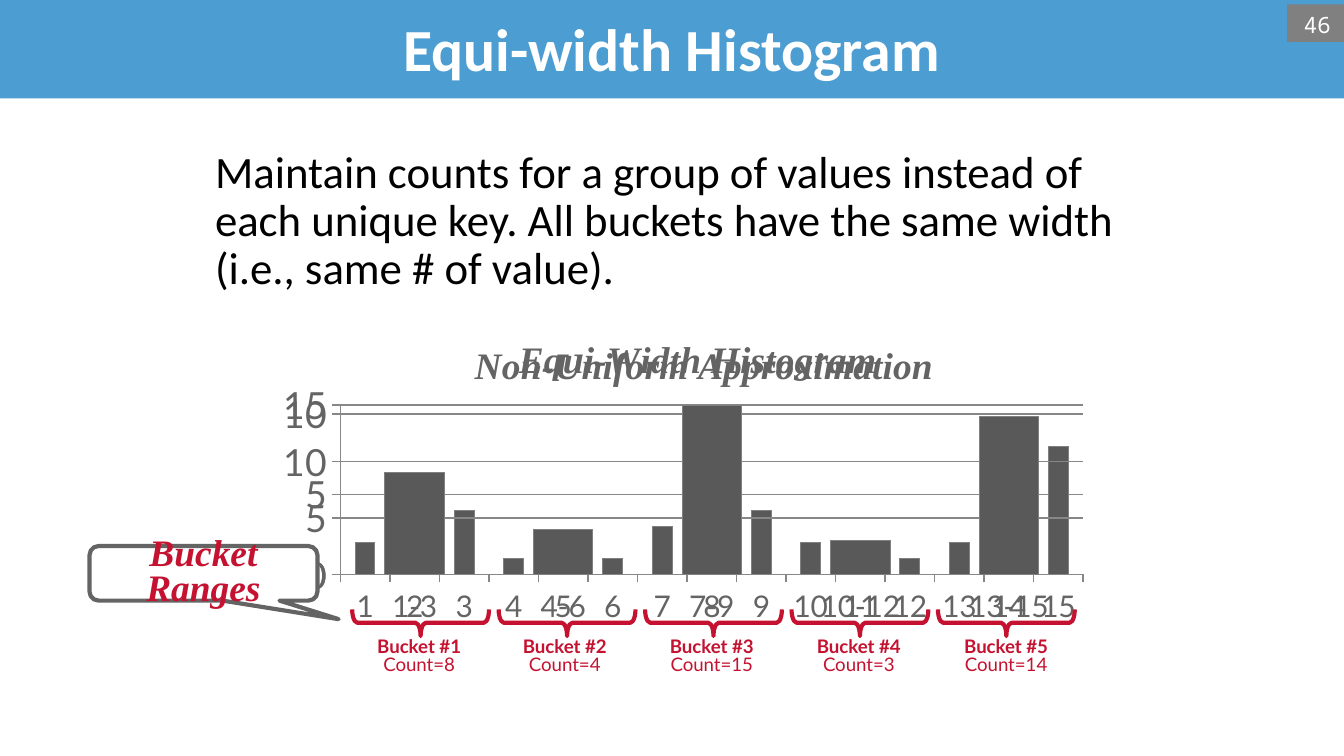
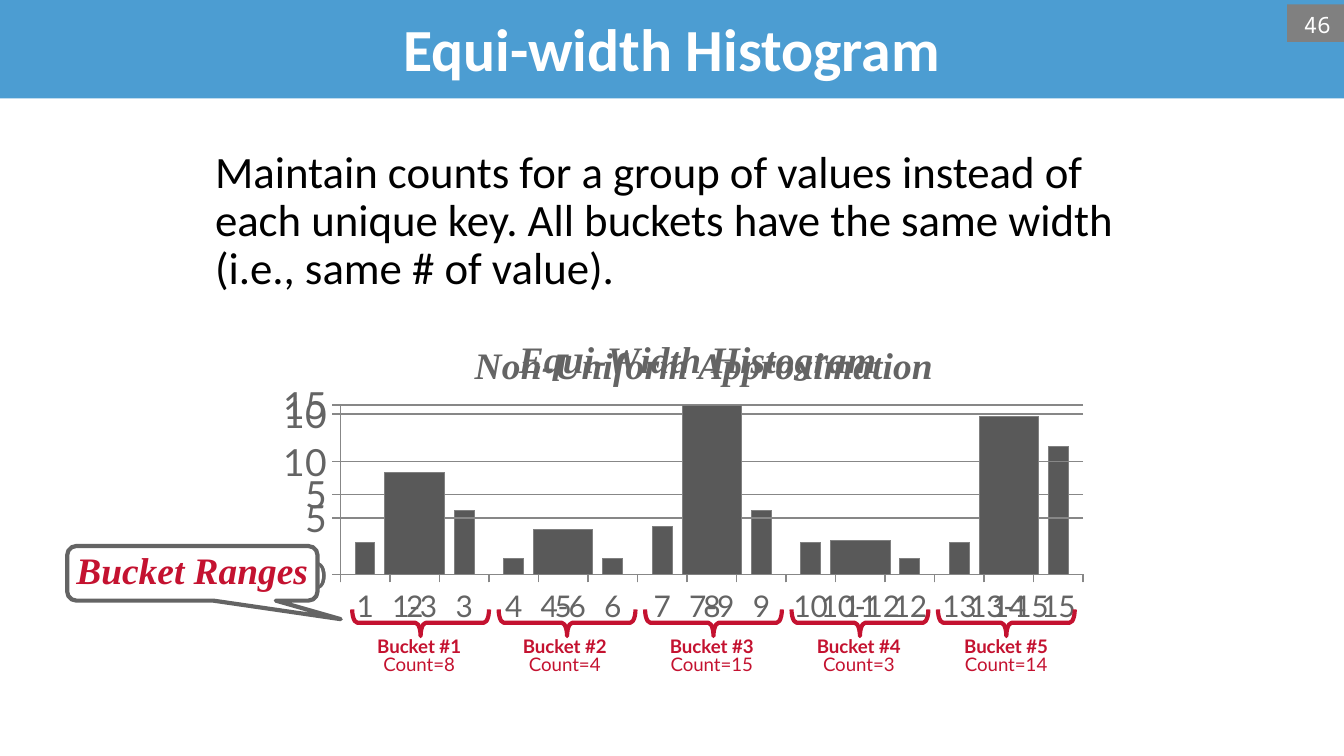
Before and after one commit to bsb20/bsb20.github.io, a slide deck: slide 46 of docs/421_f26/lectures/L15_optimization.pptx. Drawn at 1344x756 pixels with LibreOffice and Linux fonts; fonts in the diff are those of the drawing; background and template pictures are left out. Boxes give left, top, right and bottom in pixels: in the first picture for what was removed or moved away, otherwise in the second. Text is boxed around its words. In the diff, an @@ line names an element or a change of style, - is before the commit and + after.

```diff
--- a/docs/421_f26/lectures/L15_optimization.pptx
+++ b/docs/421_f26/lectures/L15_optimization.pptx
@@ rounded speech box "Bucket Ranges": place and size @@
-rounded speech box "Bucket Ranges" at <box>90,546,319,601</box>
+rounded speech box "Bucket Ranges" at <box>67,546,317,601</box>
```
Also in this commit, not shown: 7 other slides changed, 1 other file.
